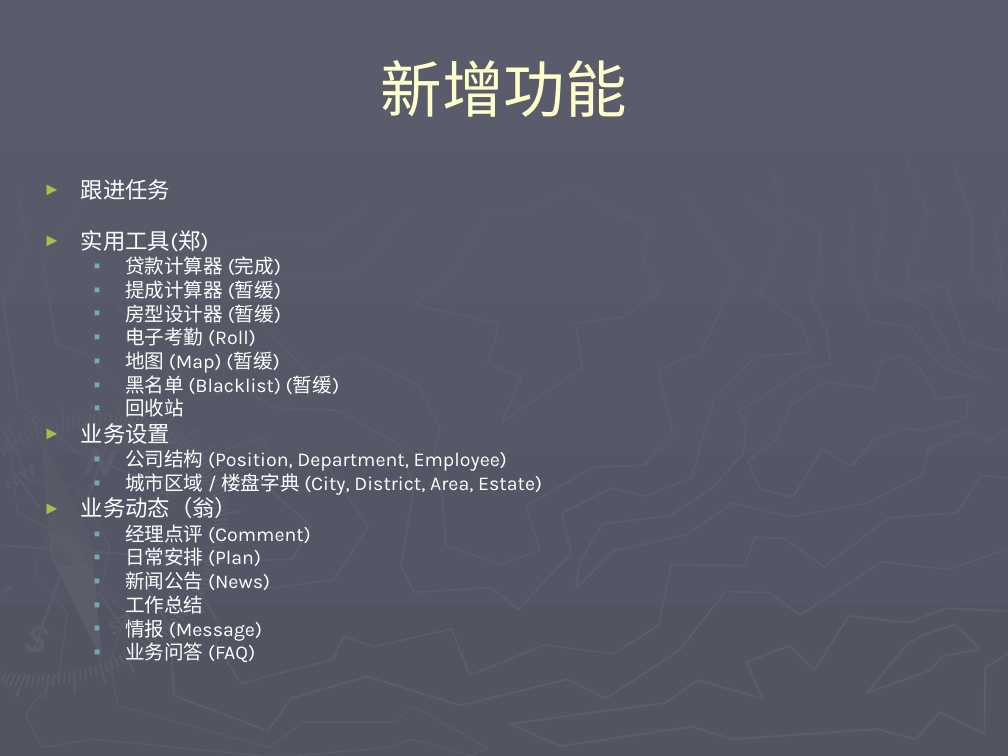
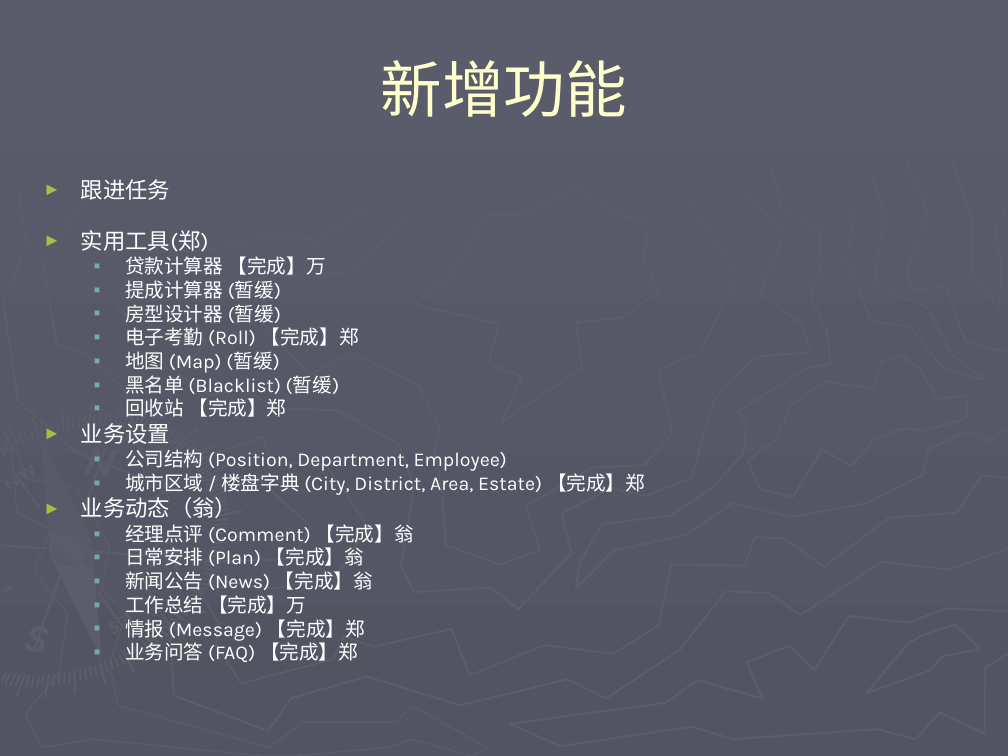
Before and after one commit to honj51/ideacode, a slide deck: slide 3 of doc/房产中介管理/2阶段项目计划.ppt. Drawn at 1008x756 pixels with LibreOffice and Linux fonts; fonts in the diff are those of the drawing. Boxes give left, top, right and bottom in pixels: in the first picture for what was removed or moved away, otherwise in the second. Text is boxed around its words. In the diff, an @@ line names an element or a change of style, - is before the commit and + after.

```diff
--- a/doc/房产中介管理/2阶段项目计划.ppt
+++ b/doc/房产中介管理/2阶段项目计划.ppt
@@ text at (x1=125, y1=256, x2=326, y2=275): text changed @@
-  ▪ 贷款计算器 (完成)
+  ▪ 贷款计算器 【完成】万
@@ text at (x1=125, y1=327, x2=359, y2=346): text changed @@
-  ▪ 电子考勤 (Roll)
+  ▪ 电子考勤 (Roll) 【完成】郑
@@ text at (x1=125, y1=398, x2=286, y2=417): text changed @@
-  ▪ 回收站
+  ▪ 回收站 【完成】郑
@@ text at (x1=125, y1=473, x2=645, y2=495): text changed @@
-  ▪ 城市区域 / 楼盘字典 (City, District, Area, Estate)
+  ▪ 城市区域 / 楼盘字典 (City, District, Area, Estate) 【完成】郑
@@ text at (x1=125, y1=524, x2=414, y2=662): text changed @@
-  ▪ 经理点评 (Comment)
-  ▪ 日常安排 (Plan)
-  ▪ 新闻公告 (News)
-  ▪ 工作总结
-  ▪ 情报 (Message)
-  ▪ 业务问答 (FAQ)
+  ▪ 经理点评 (Comment) 【完成】翁
+  ▪ 日常安排 (Plan) 【完成】翁
+  ▪ 新闻公告 (News) 【完成】翁
+  ▪ 工作总结 【完成】万
+  ▪ 情报 (Message) 【完成】郑
+  ▪ 业务问答 (FAQ) 【完成】郑
```
Also in this commit, not shown: 1 slide added, 1 other file.
